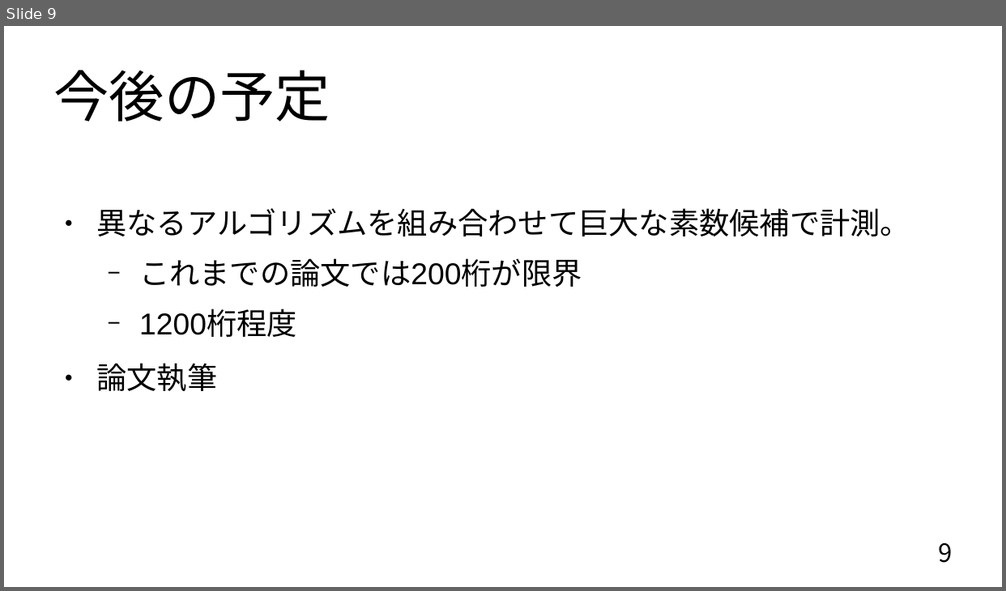
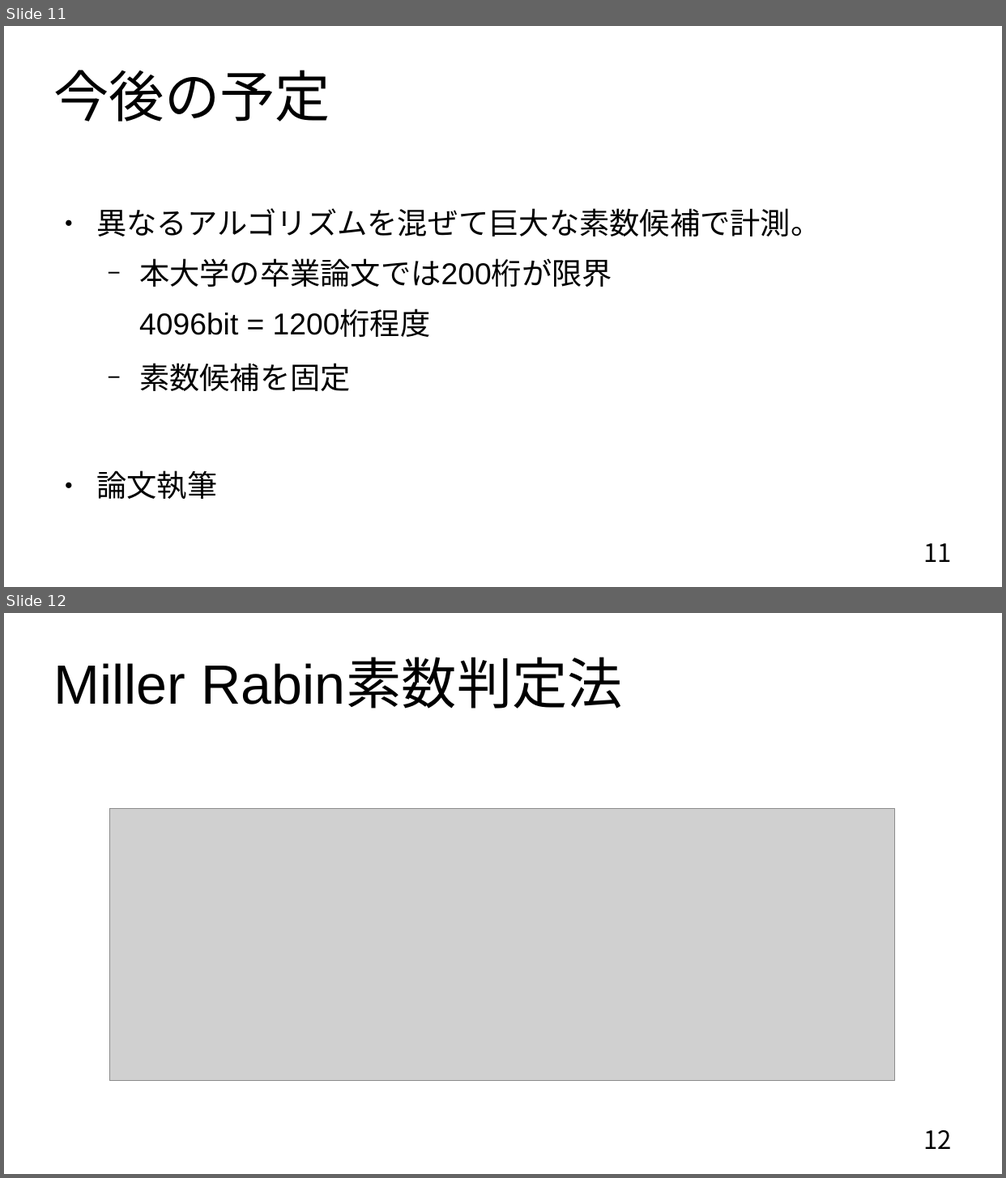
Before and after one commit to donabe8898/prime-test, a slide deck: 2中間発表.odp. Shown one above the other, each under a label of ours: slide 9 before the commit, slides 11 and 12 after it. The pictures are 1006x591 and 1006x1178 pixels, drawn with LibreOffice and Linux fonts; fonts in the diff are those of the drawing; grey boxes stand for pictures. Boxes give left, top, right and bottom in pixels: in the first picture for what was removed or moved away, otherwise in the second. Text is boxed around its words. In the diff, an @@ line names an element or a change of style, - is before the commit and + after.

```diff
--- a/2中間発表.odp
+++ b/2中間発表.odp
@@ slide 12 added at (4,613,1002,1174), background #FFFFFF @@
@@ title added at (54,660,623,709), 44 pt, text #000000 @@
+Miller Rabin素数判定法
@@ picture added at (110,810,895,1081) @@
@@ page number added at (924,1131,952,1149), 20 pt, text #000000 @@
+12
@@ what was slide 9 is now slide 11 @@
@@ slide 11 changed as well @@
@@ text at (96,208,820,391): text changed @@
-● 異なるアルゴリズムを組み合わせて巨大な素数候補で計測。
-  − これまでの論文では200桁が限界
-  − 1200桁程度
+● 異なるアルゴリズムを混ぜて巨大な素数候補で計測。
+  − 本大学の卒業論文では200桁が限界
+  4096bit = 1200桁程度
+  − 素数候補を固定
@@ page number at (924,544,952,562): text changed @@
-9
+11
```
Also in this commit, not shown: 8 other slides changed, 2 other slides added, 5 other files.
